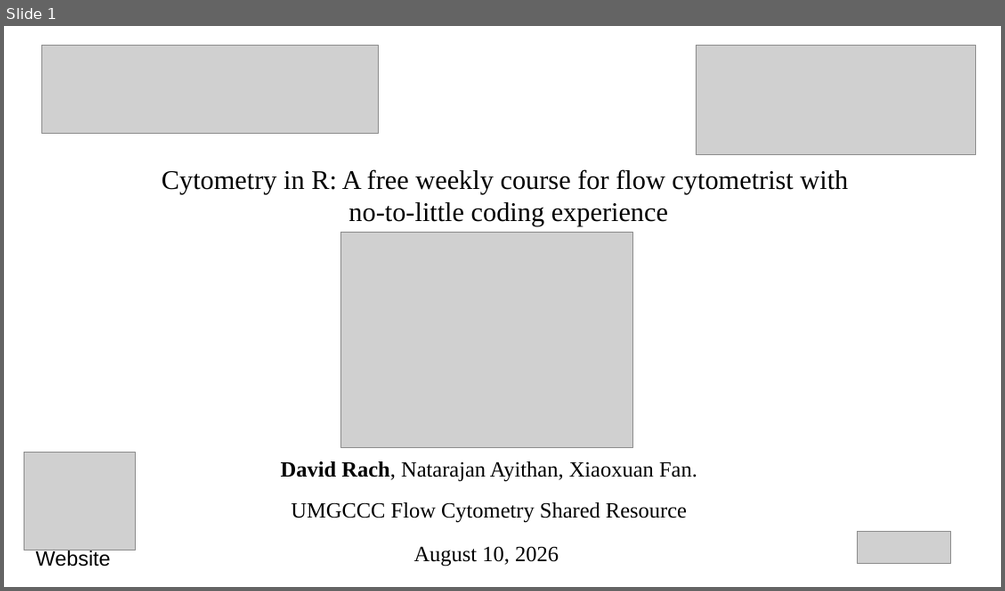
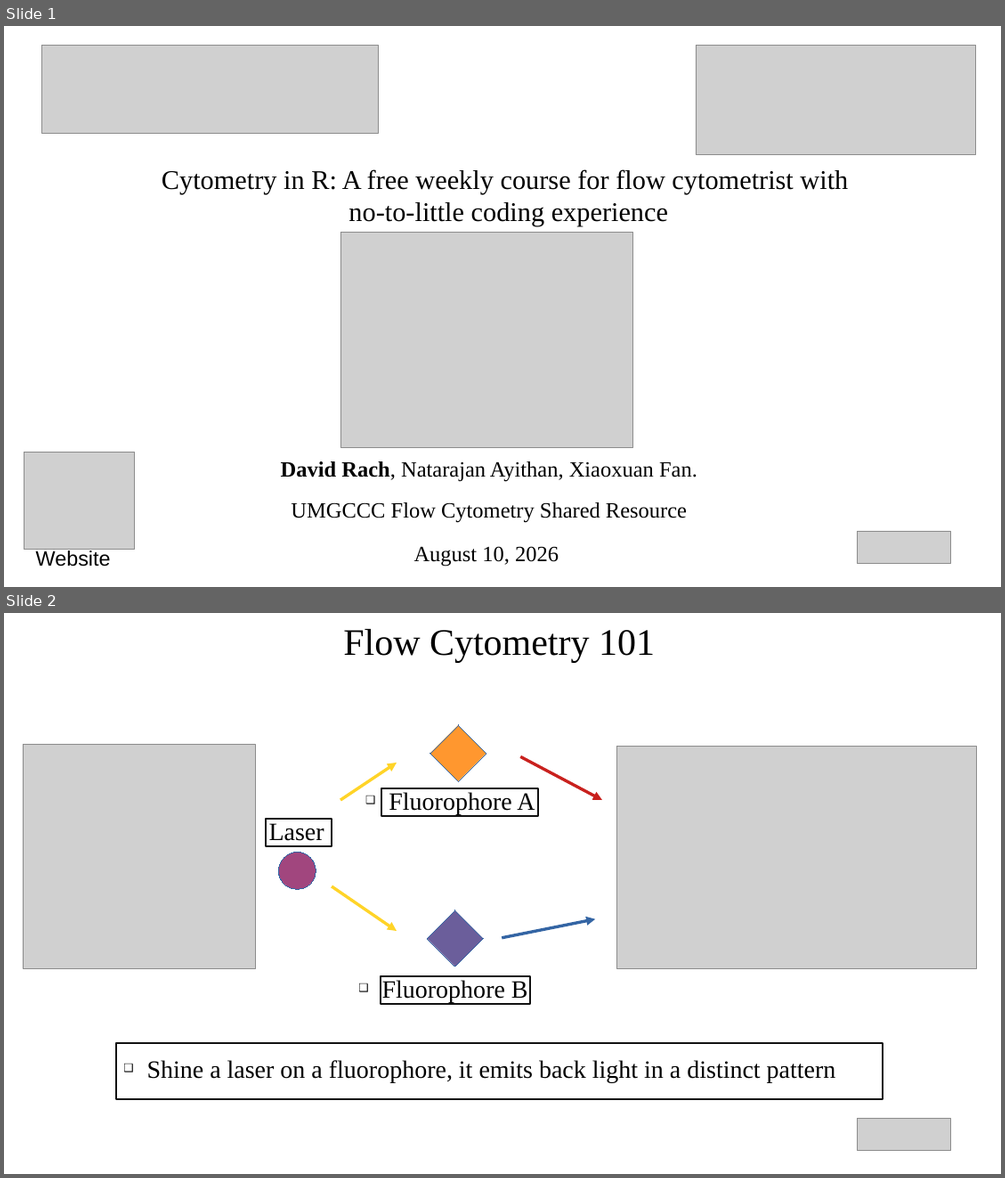
Before and after one commit to DavidRach/CytometryIn_Bioc2026, a slide deck: DavidRach_CytometryInR_BioC2026.pptx. Shown one above the other, each under a label of ours: slide 1 before the commit, slides 1 and 2 after it. The pictures are 1005x591 and 1005x1178 pixels, drawn with LibreOffice and Linux fonts; fonts in the diff are those of the drawing; grey boxes stand for pictures. Boxes give left, top, right and bottom in pixels: in the first picture for what was removed or moved away, otherwise in the second. Text is boxed around its words. In the diff, an @@ line names an element or a change of style, - is before the commit and + after.

```diff
--- a/DavidRach_CytometryInR_BioC2026.pptx
+++ b/DavidRach_CytometryInR_BioC2026.pptx
@@ slide 2 added at [4,613,1001,1174], background #FFFFFF @@
@@ title added at [343,629,655,662], 36 pt, text #000000 @@
+Flow Cytometry 101
@@ picture added at [23,744,255,968] @@
@@ diamond added at [430,725,486,781], fill #FF972F, outline #3465A4 0 pt @@
@@ arrow added from (340, 800) to (396, 763), #FFD428 2.89 pt @@
@@ arrow added from (521, 756) to (602, 800), #C9211E 2.89 pt @@
@@ picture added at [617,747,976,968] @@
@@ rectangle added at [381,788,538,816], fill #FFFFFF, outline #111111 1.45 pt @@
@@ text added at [388,792,534,814], 24 pt, text #000000 @@
+❑ Fluorophore A
@@ rectangle added at [266,819,332,846], fill #FFFFFF, outline #111111 1.45 pt @@
@@ text added at [269,823,324,841], 24 pt, text #000000 @@
+❑ Laser
@@ ellipse added at [278,852,316,889], fill #A1467E, outline #3465A4 0 pt @@
@@ arrow added from (332, 887) to (396, 931), #FFD428 2.89 pt @@
@@ diamond added at [428,910,484,966], fill #6B5E9B, outline #3465A4 0 pt @@
@@ arrow added from (502, 938) to (596, 919), #3465A4 2.89 pt @@
@@ rectangle added at [380,976,531,1004], fill #FFFFFF, outline #111111 1.45 pt @@
@@ text added at [382,980,528,1002], 24 pt, text #000000 @@
+❑ Fluorophore B
@@ rectangle added at [116,1043,882,1099], fill #FFFFFF, outline #111111 1.45 pt @@
@@ text added at [147,1060,836,1083], 24 pt, text #000000 @@
+❑ Shine a laser on a fluorophore, it emits back light in a distinct pattern
@@ picture added at [858,1118,951,1151] @@
```
Also in this commit, not shown: 10 slides changed, 6 other slides added, 5 slides removed, 2 other files.
